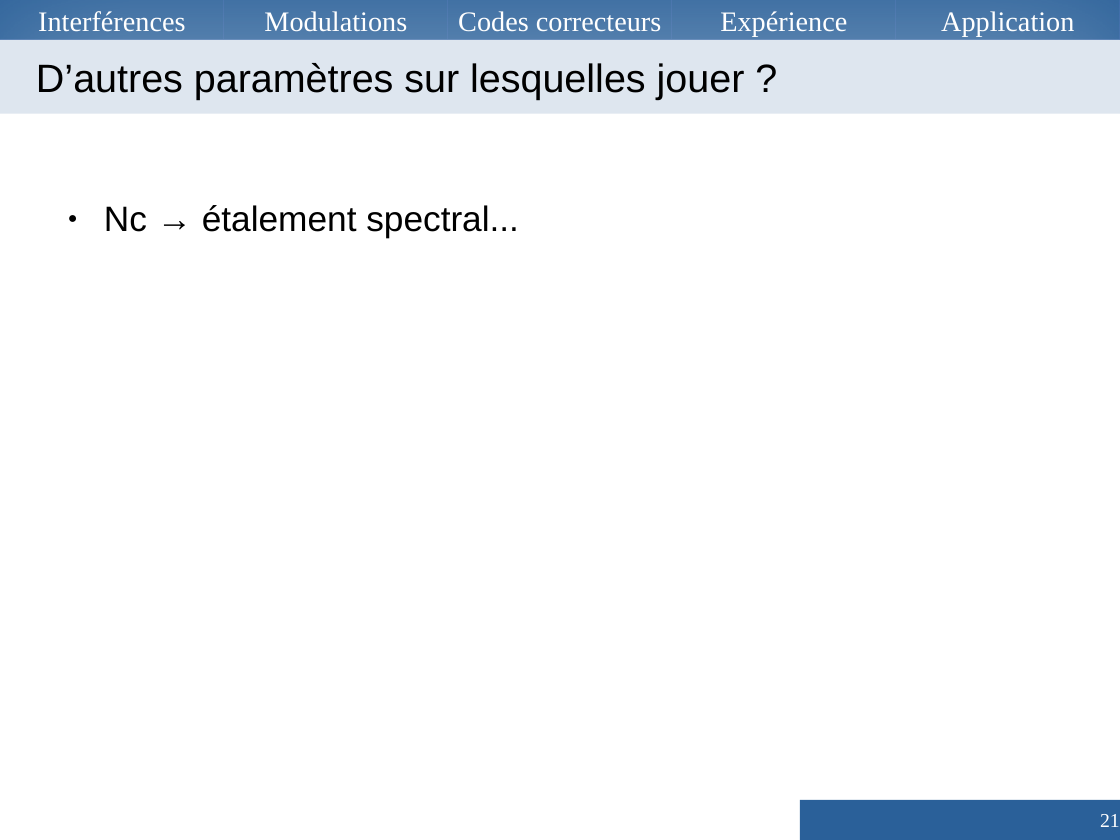
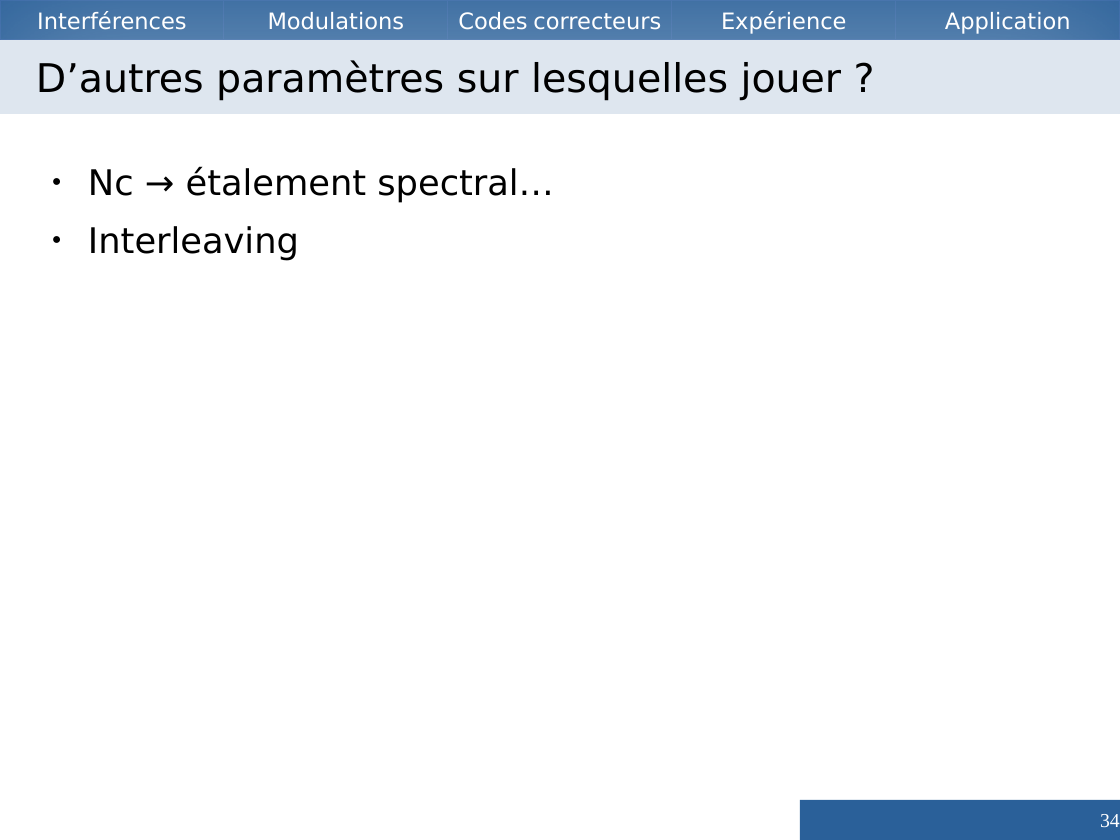
Before and after one commit to Vzrod/tipe, a slide deck: slide 34 of TIPE.odp (slide 21 before the commit). Drawn at 1120x840 pixels with LibreOffice and Linux fonts; fonts in the diff are those of the drawing. Boxes give left, top, right and bottom in pixels: in the first picture for what was removed or moved away, otherwise in the second. Text is boxed around its words. In the diff, an @@ line names an element or a change of style, - is before the commit and + after.

```diff
--- a/TIPE.odp
+++ b/TIPE.odp
@@ size 20 to 16 pt, font Times New Roman to DejaVu Sans in 5 elements at box(0, 0, 224, 40), box(224, 0, 447, 40), box(448, 0, 672, 40), box(672, 0, 895, 40), box(896, 0, 1120, 40) @@
@@ title "D’autres paramètres sur lesquelles jouer ..." at box(0, 40, 1120, 114): font Arial to DejaVu Sans @@
@@ text at box(88, 167, 554, 260): text changed; font Arial to DejaVu Sans @@
-● Nc → étalement spectral...
+● Nc → étalement spectral…
+● Interleaving
@@ page number at box(1100, 814, 1120, 827): text changed @@
-21
+34
```
Also in this commit, not shown: 16 other slides changed, 19 slides added, 7 slides removed, 3 other files.
